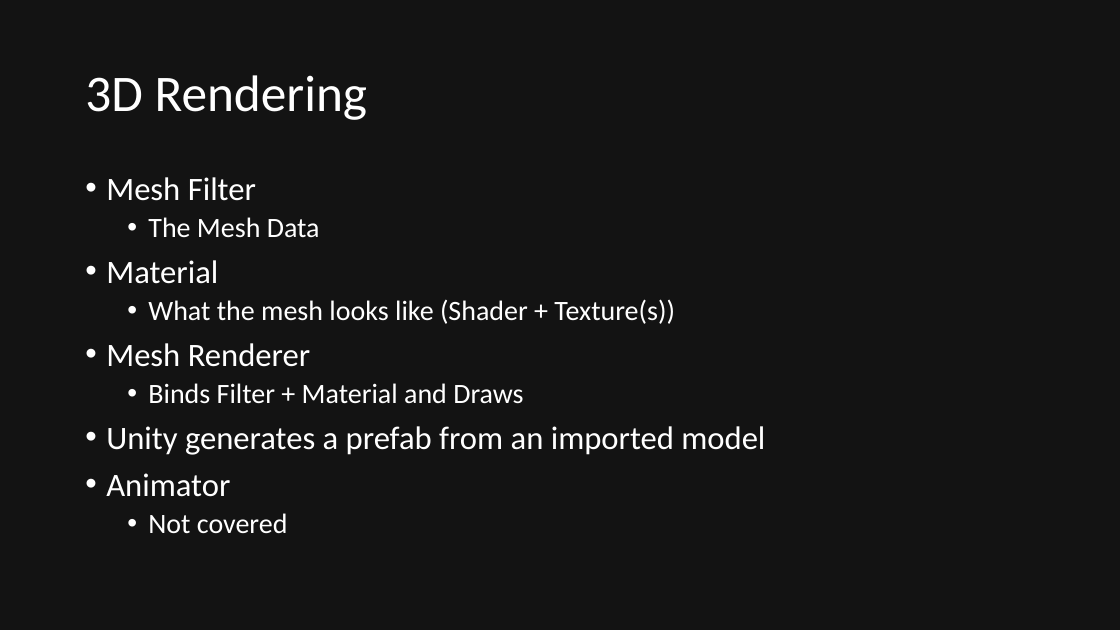
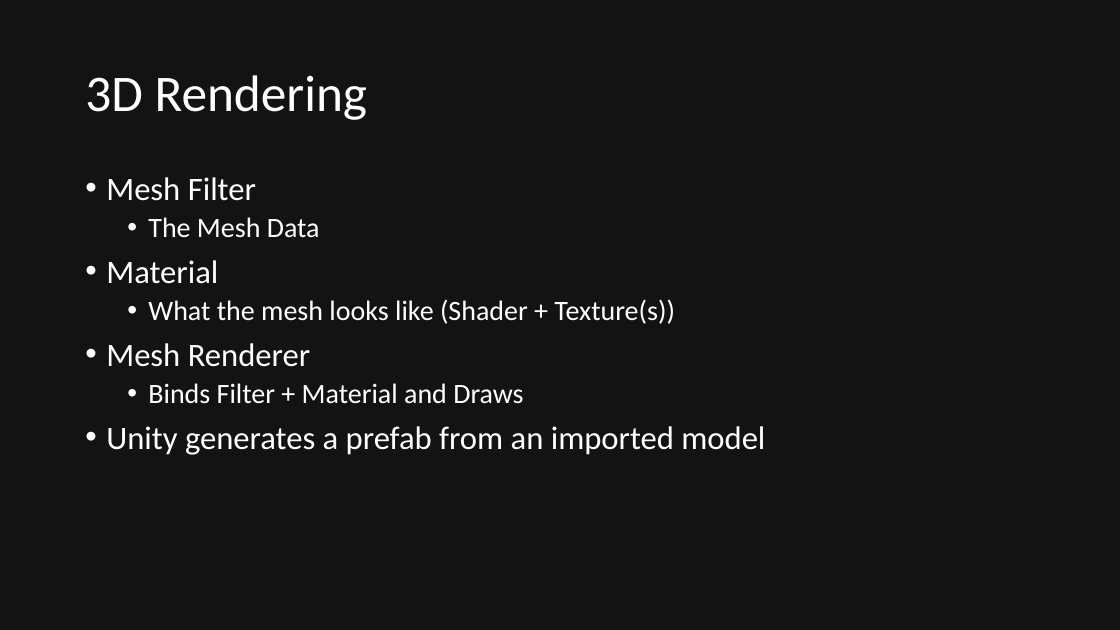
Before and after one commit to quandtm/UnitySTWorkshop, a slide deck: slide 21 of ST_Unity_101.pptx. Drawn at 1120x630 pixels with LibreOffice and Linux fonts; fonts in the diff are those of the drawing. Boxes give left, top, right and bottom in pixels: in the first picture for what was removed or moved away, otherwise in the second. Text is boxed around its words. In the diff, an @@ line names an element or a change of style, - is before the commit and + after.

```diff
--- a/ST_Unity_101.pptx
+++ b/ST_Unity_101.pptx
@@ text at [106,473,288,533]: paragraphs removed @@
-• Animator
-  • Not covered
```
Also in this commit, not shown: 7 other slides changed, 1 other file.
